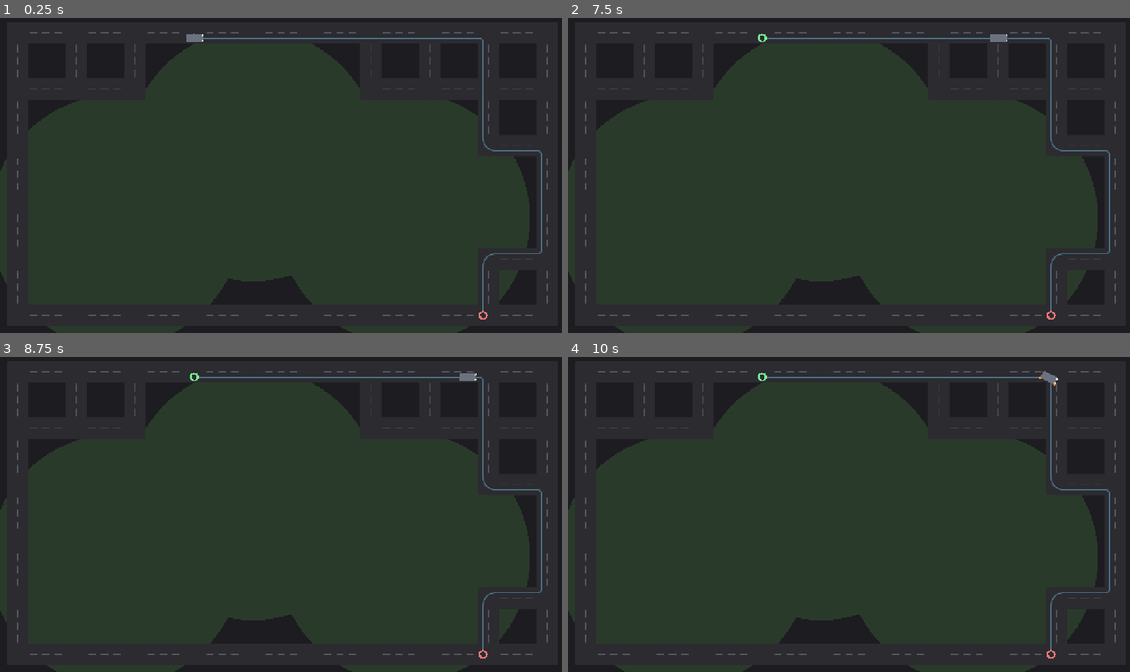
Above: before the commit, frames 1-4 (two rows, left to right).
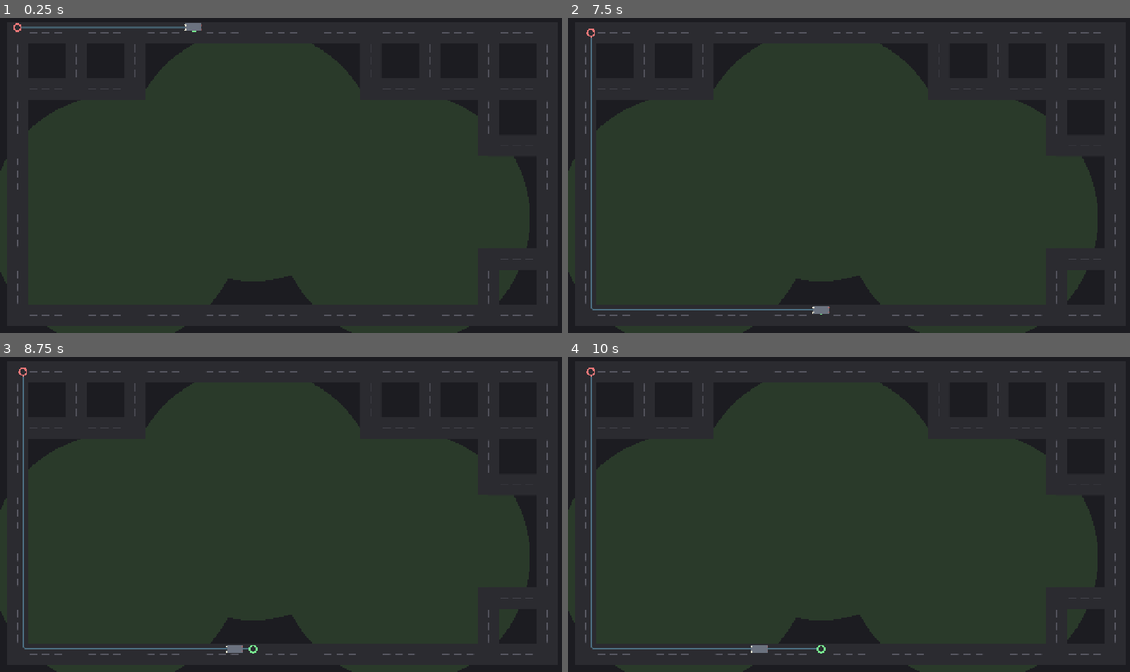
Above: after the commit, the same moments.

Repository: kristofsw/city-traffic-sim
Game: Godot game, scene res://scenes/main.tscn
Same seed, same stepped clock (60 frames per second), same inputs: the game is played once before the commit and once after it.
Inputs (mouse positions are in pixels of both pictures, inside the frame that each line leads up to):
- Up to frame 1 (0.25 s): no input
- Up to frame 2 (7.5 s): tap Enter at 0.5, 2, 3.5 s; move the mouse to (972, 159) at 0.52 s; hold Shift 0.53-1.25 s; click (972, 159) at 0.67 s; tap Space at 1.25, 2.75, 4.25 s; drag from (736, 191) to (820, 238) at 1.27 s; move the mouse to (905, 103) at 2.02 s; tap Ctrl at 2.1, 6.6 s; click (905, 103) at 2.17 s; drag from (820, 238) to (680, 125) at 2.77 s; move the mouse to (1017, 222) at 3.52 s; tap Alt at 3.6 s; click (1017, 222) at 3.67 s; drag from (680, 125) to (764, 93) at 4.27 s; move the mouse to (877, 175) at 5.02 s; hold Shift 5.03-5.75 s; click (877, 175) at 5.17 s; drag from (764, 93) to (736, 191) at 5.77 s; move the mouse to (972, 159) at 6.52 s; click (972, 159) at 6.67 s; drag from (736, 191) to (820, 238) at 7.27 s
- Up to frame 3 (8.75 s): move the mouse to (337, 442) at 8.02 s; tap Alt at 8.1 s; click (337, 442) at 8.17 s
- Up to frame 4 (10 s): drag from (820, 577) to (680, 464) at 8.77 s; move the mouse to (1017, 561) at 9.52 s; hold Shift from 9.53 s (still down); click (1017, 561) at 9.67 s

The runs differ from the first frame. In frame 1, 0.9% of the frame differs, in the area x 2-97%, y 1-96%; in frame 2, 1.1%; in frame 3, 1.1%; in frame 4, 1.1%, in the area x 3-97%, y 3-96%.

Commit message:
refactor: unify far_from on world distance; min_trip_distance to float
MapGenerator.far_from now uses world Euclidean distance (nodes[k].
distance_to(nodes[key]) >= min_distance) instead of Manhattan on
Vector2i keys. The old Manhattan-on-keys default was meaningless for
generators with sequential-id keys (StreetNetworkGenerator) -- it would
degenerate to a 1-D abs(id) filter.

GridGenerator overrides far_from with Manhattan-on-keys (cast to int) to
preserve its hop-count semantics and tests. StreetNetworkGenerator's
override matches the new base signature (float). The custom test fixture
(test_map_generator_custom.gd) also overrides with Manhattan-on-keys.

VehicleSpawner.min_trip_distance is now float=600.0 (world px). Was
int=6 (Manhattan hops ≈ 800px on the default grid; 600px is slightly
shorter, acceptable). All test call sites updated to pass floats.

101/101 pass.

Diff:
--- a/scripts/grid_generator.gd
+++ b/scripts/grid_generator.gd
@@ -242,6 +242,18 @@
 	return nodes[key]
 
 
+## Grid-specific: Manhattan distance on Vector2i keys (hops), preserving
+## the hop-count semantics GridGenerator tests rely on. The base
+## MapGenerator.far_from now uses world Euclidean distance.
+func far_from(key: Vector2i, min_distance: float) -> Array:
+	var out: Array = []
+	var min_int: int = int(min_distance)
+	for k in nodes.keys():
+		if abs(k.x - key.x) + abs(k.y - key.y) >= min_int:
+			out.append(k)
+	return out
+
+
 func _connect(a: Vector2i, b: Vector2i) -> void:
 	edges[a].append(b)
 	edges[b].append(a)
--- a/scripts/map_generator.gd
+++ b/scripts/map_generator.gd
@@ -37,12 +37,16 @@
 	return nodes.keys()
 
 
-## Nodes at least `min_distance` (Manhattan, on Vector2i keys) from `key`.
-## Default works for any grid using Vector2i keys; subclasses with
-## non-gridded topologies should override with an appropriate metric.
-func far_from(key: Vector2i, min_distance: int) -> Array:
+## Nodes at least `min_distance` (world Euclidean, px) from `key`.
+## Default works for any generator using Vector2i keys whose world positions
+## are meaningful; GridGenerator (Manhattan-on-keys) overrides this for
+## backward compatibility with its hop-based semantics.
+func far_from(key: Vector2i, min_distance: float) -> Array:
 	var out: Array = []
+	if not nodes.has(key):
+		return out
+	var ref_pos: Vector2 = nodes[key]
 	for k in nodes.keys():
-		if abs(k.x - key.x) + abs(k.y - key.y) >= min_distance:
+		if nodes[k].distance_to(ref_pos) >= min_distance:
 			out.append(k)
 	return out
--- a/scripts/street_network_generator.gd
+++ b/scripts/street_network_generator.gd
@@ -345,17 +345,17 @@
 	return _boundary
 
 
-## World Euclidean distance override (the base uses Manhattan on Vector2i
-## keys, which is meaningless for sequential-id keys). NOTE: Step 2 will
-## unify the base signature to float; for now we match the base int
-## signature and cast.
-func far_from(key: Vector2i, min_distance: int) -> Array:
+## World Euclidean distance override (matches the base MapGenerator
+## signature; StreetNetworkGenerator uses sequential-id keys so
+## Manhattan-on-keys would be meaningless -- but the base now uses world
+## distance too, so this override is technically redundant. Kept explicit
+## for clarity and as a documented contract.
+func far_from(key: Vector2i, min_distance: float) -> Array:
 	var out: Array = []
 	if not nodes.has(key):
 		return out
 	var ref_pos: Vector2 = nodes[key]
-	var min_d: float = float(min_distance)
-	for k in nodes.keys():
-		if nodes[k].distance_to(ref_pos) >= min_d:
+	for k in nodes.keys():
+		if nodes[k].distance_to(ref_pos) >= min_distance:
 			out.append(k)
 	return out
--- a/scripts/vehicle_spawner.gd
+++ b/scripts/vehicle_spawner.gd
@@ -21,7 +21,7 @@
 var graph: RoadGraph = null
 var generator: MapGenerator = null
 var rng: RandomNumberGenerator = null
-var min_trip_distance: int = 6  # Manhattan; fallback to all_nodes if too few candidates
+var min_trip_distance: float = 600.0  # world px; fallback to all_nodes if too few candidates
 var spec_pool: Array[VehicleSpec] = []  # empty -> each vehicle uses its default spec
 
 
@@ -68,7 +68,7 @@
 	return boundary[rng.randi() % boundary.size()]
 
 
-## Pick a goal node at least `min_trip_distance` (Manhattan) from `current`.
+## Pick a goal node at least `min_trip_distance` (world px) from `current`.
 func pick_goal(current: Vector2i) -> Vector2i:
 	var candidates: Array = generator.far_from(current, min_trip_distance)
 	if candidates.is_empty():
--- a/tests/unit/test_grid_generator.gd
+++ b/tests/unit/test_grid_generator.gd
@@ -82,7 +82,7 @@
 	gen.target_block_size = 128.0
 	gen.obstacle_count = 0
 	gen.generate()
-	var far := gen.far_from(Vector2i(5, 3), 6)
+	var far := gen.far_from(Vector2i(5, 3), 6.0)
 	for key in far:
 		var dist: int = abs(key.x - 5) + abs(key.y - 3)
 		assert_gte(dist, 6, "far_from node should be at least min_distance away")
--- a/tests/unit/test_map_generator.gd
+++ b/tests/unit/test_map_generator.gd
@@ -27,8 +27,9 @@
 	assert_eq(gen.all_nodes().size(), gen.nodes.size(), "all_nodes should return all keys")
 	# Contract: boundary_nodes returns a non-empty perimeter.
 	assert_gt(gen.boundary_nodes().size(), 0, "boundary_nodes should return perimeter")
-	# Contract: far_from honors min_distance.
-	var far := gen.far_from(Vector2i(0, 0), 6)
+	# Contract: far_from honors min_distance (GridGenerator uses Manhattan
+	# on keys; base MapGenerator uses world Euclidean).
+	var far := gen.far_from(Vector2i(0, 0), 6.0)
 	for k in far:
 		var d: int = abs(k.x) + abs(k.y)
 		assert_gte(d, 6, "far_from node should be at least min_distance away")
@@ -59,7 +60,7 @@
 	# All four nodes are mutually reachable via the square edges.
 	var p := graph.find_path(Vector2i(0, 0), Vector2i(1, 1))
 	assert_gte(p.size(), 3, "custom generator should pathfind across the square")
-	# far_from uses the base implementation (Manhattan on Vector2i keys).
-	var far := gen.far_from(Vector2i(0, 0), 2)
+	# far_from: this custom fixture overrides with Manhattan-on-keys.
+	var far := gen.far_from(Vector2i(0, 0), 2.0)
 	assert_eq(far.size(), 1, "only (1,1) is >=2 Manhattan from (0,0) in a 2x2 grid")
 	assert_eq(far[0], Vector2i(1, 1), "far node should be (1,1)")
--- a/tests/unit/test_map_generator_custom.gd
+++ b/tests/unit/test_map_generator_custom.gd
@@ -26,3 +26,14 @@
 func boundary_nodes() -> Array[Vector2i]:
 	# All 4 nodes are on the perimeter of a 2x2 grid.
 	return nodes.keys()
+
+
+## Grid-style Manhattan-on-keys override (this fixture mimics a grid, so
+## the hop-distance semantics are meaningful for the contract test).
+func far_from(key: Vector2i, min_distance: float) -> Array:
+	var out: Array = []
+	var min_int: int = int(min_distance)
+	for k in nodes.keys():
+		if abs(k.x - key.x) + abs(k.y - key.y) >= min_int:
+			out.append(k)
+	return out
--- a/tests/unit/test_street_network_generator.gd
+++ b/tests/unit/test_street_network_generator.gd
@@ -65,8 +65,7 @@
 	var keys: Array = gen.nodes.keys()
 	var key: Vector2i = keys[0]
 	var ref_pos: Vector2 = gen.nodes[key]
-	# Use an int here; Step 2 unifies far_from on float world distance.
-	var far: Array = gen.far_from(key, 400)
+	var far: Array = gen.far_from(key, 400.0)
 	for k in far:
 		var d: float = gen.nodes[k].distance_to(ref_pos)
 		assert_gte(d, 400.0, "far_from node should be >= 400px in world distance")
--- a/tests/unit/test_vehicle_spawner.gd
+++ b/tests/unit/test_vehicle_spawner.gd
@@ -32,7 +32,7 @@
 
 func test_pick_goal_honors_min_distance() -> void:
 	var s := _build_spawner()
-	s.min_trip_distance = 6
+	s.min_trip_distance = 6.0
 	var goal := s.pick_goal(Vector2i(0, 0))
 	var d: int = abs(goal.x) + abs(goal.y)
 	assert_gte(d, 6, "pick_goal should be at least min_trip_distance away")
@@ -40,7 +40,7 @@
 
 func test_pick_goal_falls_back_when_no_far_nodes() -> void:
 	var s := _build_spawner()
-	s.min_trip_distance = 999  # no node is that far
+	s.min_trip_distance = 999.0  # no node is that far
 	var goal := s.pick_goal(Vector2i(0, 0))
 	# Should fall back to all_nodes() and still return a valid node.
 	assert_true(s.generator.all_nodes().has(goal), "pick_goal fallback should return a valid node")
